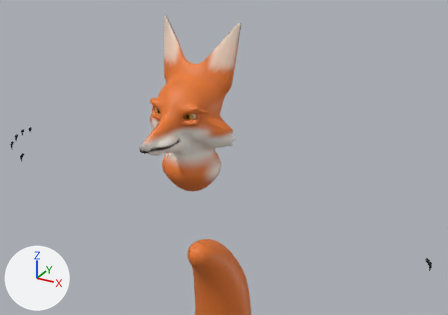
An edit to the glTF model public/humans/animals/female_fox.glb, drawn before and after from the same camera.
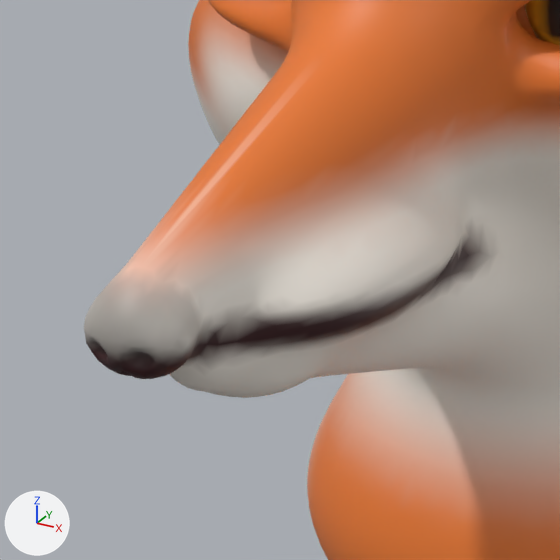
Old and new are each drawn whole from a 50 mm camera at (0.906, -1.495, 2.147) aimed at (0.167, -0.151, 1.476) and again close up on the part from 29% to 42% of the width and 37% to 55% of the height. Arrows for +X, +Y and +Z are at lower left; the lights stay in place. The first two pictures are the older version. Vertices at exactly the same position are counted once.

Before the edit, the objects in view are built like this:
```python
me_animaleyel = bpy.data.meshes.new('AnimalEyeL')
me_animaleyel.from_pydata(...)  # 375 vertices, 726 faces; spans x -0.0206..0.0206, y -0.0204..0.0204, z -0.0207..0.0207
me_animaleyel.materials.append(mat_defaultmaterial)
me_animalhead = bpy.data.meshes.new('AnimalHead')
me_animalhead.from_pydata(...)  # 15850 vertices, 31636 faces; spans x -0.134..0.134, y -0.29..0.04, z 1.294..1.803
me_animalhead.materials.append(mat_defaultmaterial_002)
ob_animaleyel = bpy.data.objects.new('AnimalEyeL', me_animaleyel)
ob_animaleyel.location = (0.0469, -0.1189, 1.5668)
ob_animalhead = bpy.data.objects.new('AnimalHead', me_animalhead)
ob_animalhead.location = (0.0, 0.0, 0.0)
```
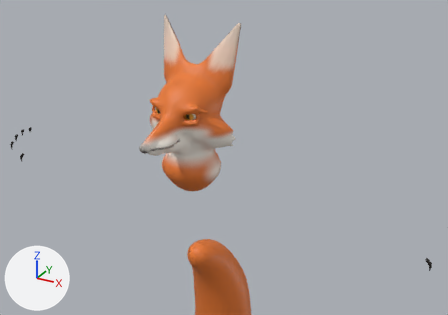
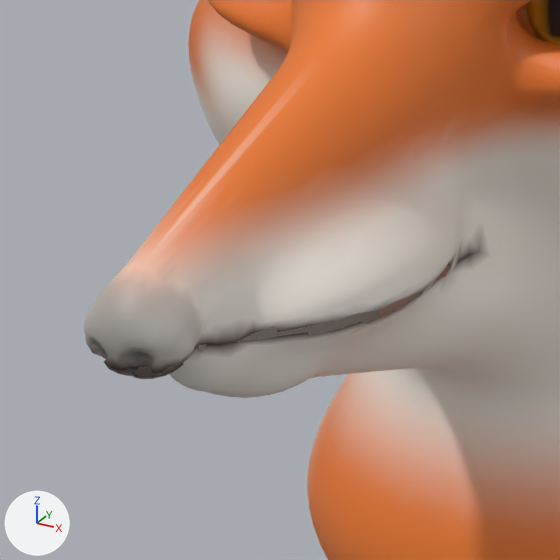
Pixel boxes (x1, y1, x2, y2) of what changed, in the close-ups (560 x 560 px):
part 1 of me_animalhead, cut back (mostly hidden): before (93, 265, 450, 377)
part 2 of me_animalhead, recoloured (lighter): (85, 220, 497, 379) in both

What the commit changed:
me_animalhead is used by ob_animalhead; location (0.0, 0.0, 0.0).
me_animalhead had 15850 vertices, 31636 faces and spanned x -0.134..0.134, y -0.29..0.04, z 1.294..1.803.
me_animalhead now has 15672 vertices, 31111 faces and spans x -0.134..0.134, y -0.29..0.04, z 1.294..1.803.
Part 1, on me_animalhead:
178 vertices are removed from x -0.035..0.035, y -0.288..-0.172, z 1.497..1.507.
541 faces are deleted.
2 vertices move within x -0.002..0.002, y -0.24, z 1.504.
16 new faces join them.
me_animalhead part 2: 922 kept faces spanning x -0.037..0.037, y -0.29..-0.137, z 1.486..1.519 get new vertex colours.
